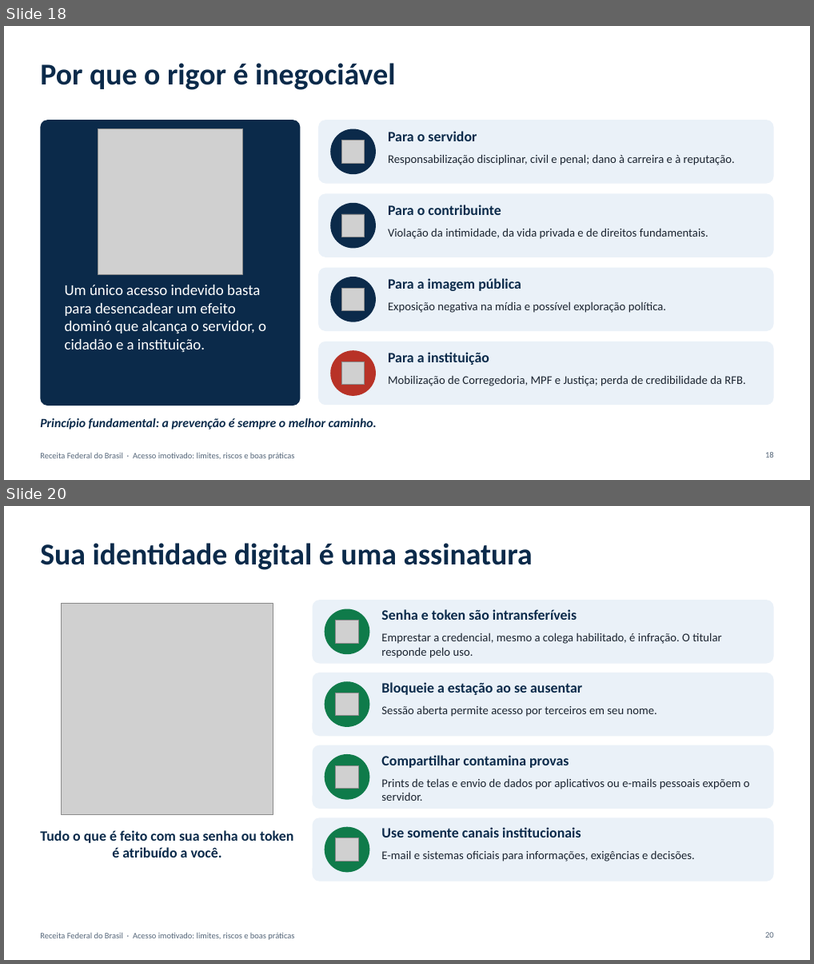
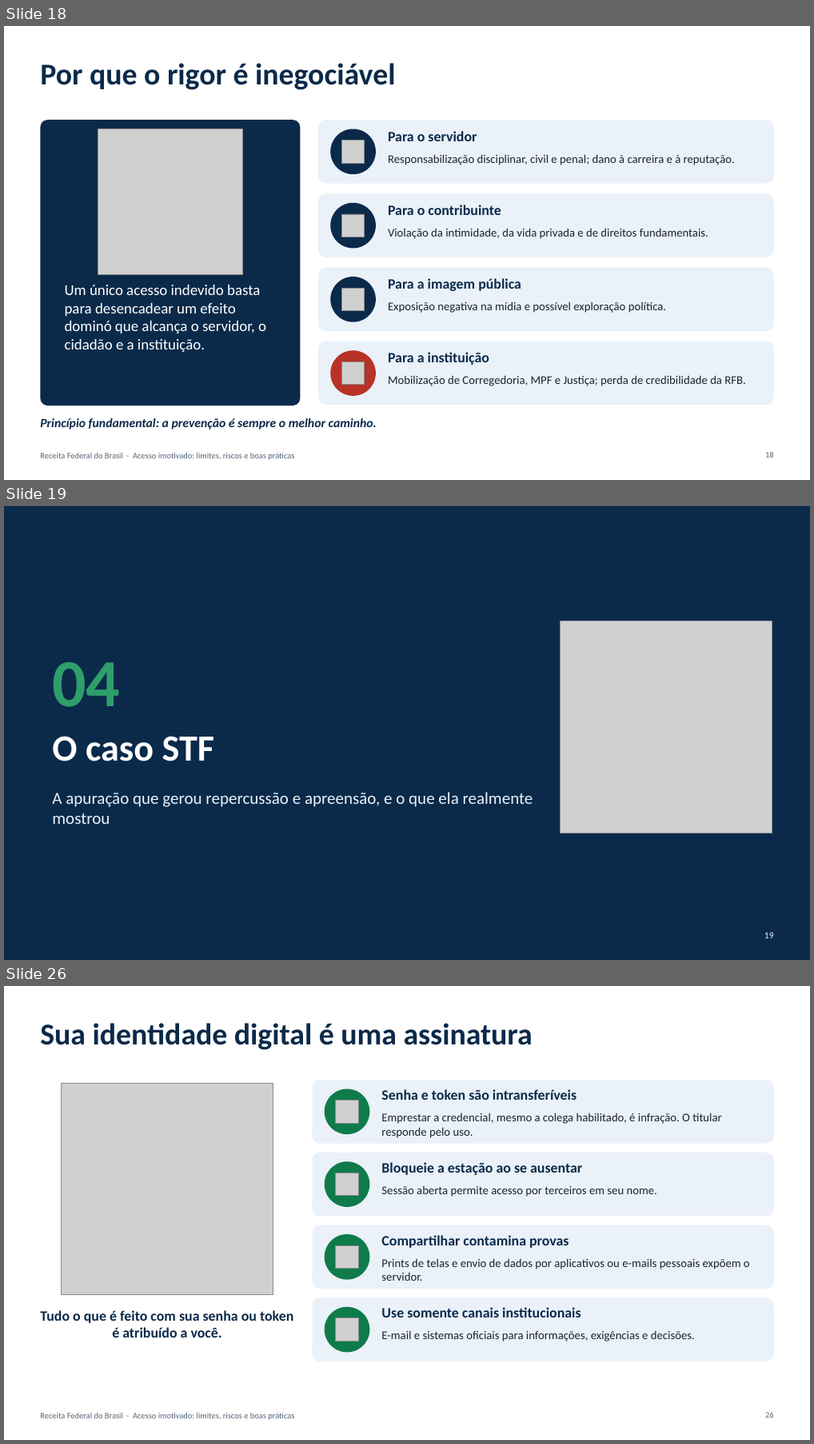
Before and after one commit to raphadesouzars-commits/desktop-tutorial, a slide deck: apresentacoes/Acesso_Imotivado_RFB.pptx. Shown one above the other, each under a label of ours: slides 18 and 20 before the commit, slides 18, 19 and 26 after it; the slides between them are not shown. The pictures are 814x964 and 814x1444 pixels, drawn with LibreOffice and Linux fonts; fonts in the diff are those of the drawing; grey boxes stand for pictures. Boxes give left, top, right and bottom in pixels: in the first picture for what was removed or moved away, otherwise in the second. Text is boxed around its words. In the diff, an @@ line names an element or a change of style, - is before the commit and + after.

```diff
--- a/apresentacoes/Acesso_Imotivado_RFB.pptx
+++ b/apresentacoes/Acesso_Imotivado_RFB.pptx
@@ slide 19 added at (x1=4, y1=506, x2=810, y2=960), background #0B2A4A @@
@@ picture added at (x1=561, y1=621, x2=772, y2=832) @@
@@ text added at (x1=52, y1=662, x2=120, y2=707), 80 pt, text #2E9E6B, bold @@
+04
@@ title added at (x1=52, y1=736, x2=214, y2=761), 44 pt, text #FFFFFF, bold @@
+O caso STF
@@ text added at (x1=52, y1=792, x2=534, y2=824), 20 pt, text #EAF1F8 @@
+A apuração que gerou repercussão e apreensão, e o que ela realmente mostrou
@@ page number added at (x1=765, y1=932, x2=774, y2=938), 11 pt, text #EAF1F8 @@
+19
@@ what was slide 20 is now slide 26 @@
```
Also in this commit, not shown: 2 slides changed, 5 other slides added.
